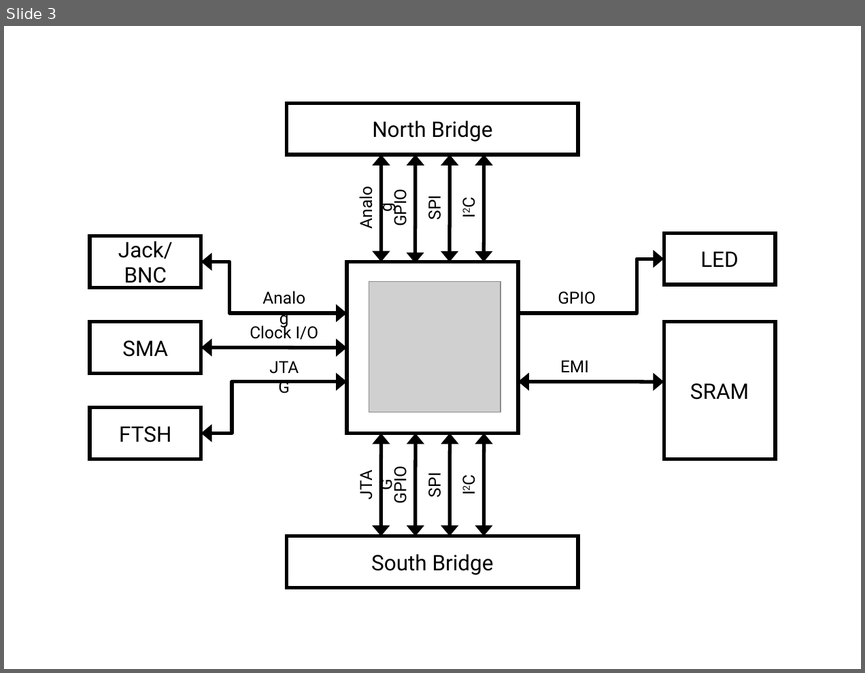
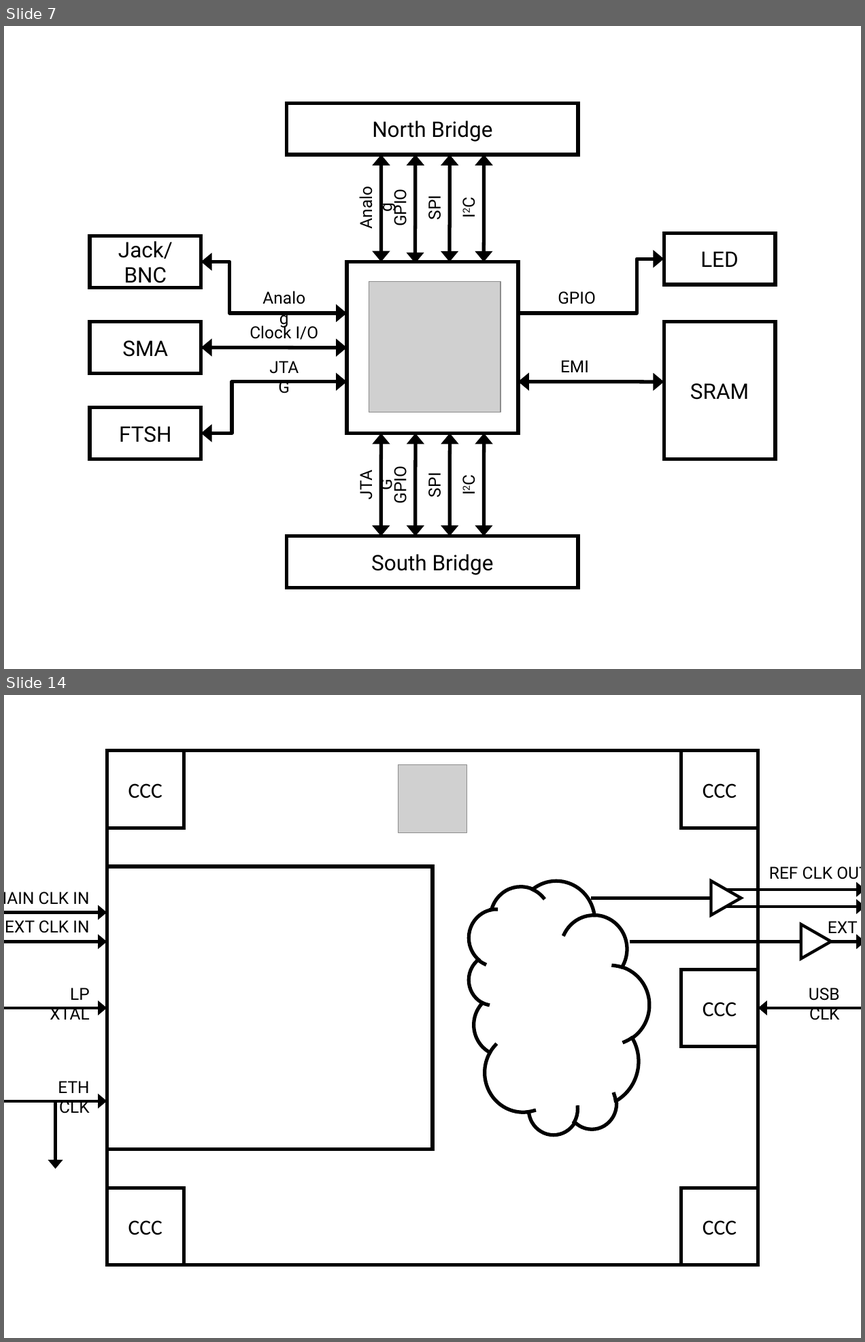
Before and after one commit to marmote/marmote, a slide deck: hardware/MainBoard/Misc/BlockDiagram.pptx. Shown one above the other, each under a label of ours: slide 3 before the commit, slides 7 and 14 after it; the slides between them are not shown. The pictures are 865x673 and 865x1342 pixels, drawn with LibreOffice and Linux fonts; fonts in the diff are those of the drawing; grey boxes stand for pictures. Boxes give left, top, right and bottom in pixels: in the first picture for what was removed or moved away, otherwise in the second. Text is boxed around its words. In the diff, an @@ line names an element or a change of style, - is before the commit and + after.

```diff
--- a/hardware/MainBoard/Misc/BlockDiagram.pptx
+++ b/hardware/MainBoard/Misc/BlockDiagram.pptx
@@ slide 14 added at (4,695,861,1338), background #FFFFFF @@
@@ rectangle added at (107,751,758,1265), outline #000000 3 pt @@
@@ rectangle added at (107,751,184,828), outline #000000 3 pt, 18 pt, text #000000 @@
+CCC
@@ rectangle added at (681,751,758,828), outline #000000 3 pt, 18 pt, text #000000 @@
+CCC
@@ picture added at (398,764,466,832) @@
@@ rectangle added at (107,866,432,1149), outline #000000 3 pt @@
@@ text added at (769,866,861,879), 14 pt, text #000000 @@
+REF CLK OUT
@@ text added at (4,892,89,904), 14 pt, text #000000 @@
+MAIN CLK IN
@@ cloud added at (468,881,649,1135), outline #000000 3 pt @@
@@ line added from (711, 898) to (591, 898), #000000 2.5 pt @@
@@ triangle added at (711,881,740,915), fill #FFFFFF, outline #000000 2.5 pt @@
@@ arrow added from (726, 889) to (861, 889), #000000 2.5 pt @@
@@ arrow added from (4, 913) to (107, 913), #000000 2.5 pt @@
@@ arrow added from (726, 906) to (861, 906), #000000 2.5 pt @@
@@ text added at (5,920,89,933), 14 pt, text #000000 @@
+EXT CLK IN
@@ triangle added at (801,924,832,958), fill #FFFFFF, outline #000000 2.5 pt @@
@@ text added at (827,921,857,937), 14 pt, text #000000 @@
+EXT CLK OUT
@@ arrow added from (4, 942) to (107, 942), #000000 2.5 pt @@
@@ arrow added from (630, 942) to (861, 942), #000000 2.5 pt @@
@@ rectangle added at (681,969,758,1047), outline #000000 3 pt, 18 pt, text #000000 @@
+CCC
@@ text added at (50,987,90,1019), 14 pt, text #000000 @@
+LP XTAL
@@ text added at (808,987,840,1020), 14 pt, text #000000 @@
+USB CLK
@@ arrow added from (4, 1008) to (107, 1008), #000000 2.5 pt @@
@@ arrow added from (861, 1008) to (758, 1008), #000000 2.5 pt @@
@@ text added at (58,1081,90,1113), 14 pt, text #000000 @@
+ETH CLK
@@ arrow added from (4, 1101) to (107, 1101), #000000 2.5 pt @@
@@ arrow added from (56, 1100) to (56, 1169), #000000 2.5 pt @@
@@ rectangle added at (107,1187,184,1265), outline #000000 3 pt, 18 pt, text #000000 @@
+CCC
@@ rectangle added at (681,1187,758,1265), outline #000000 3 pt, 18 pt, text #000000 @@
+CCC
@@ what was slide 3 is now slide 7 @@
```
Also in this commit, not shown: 2 slides changed, 8 other slides added.
